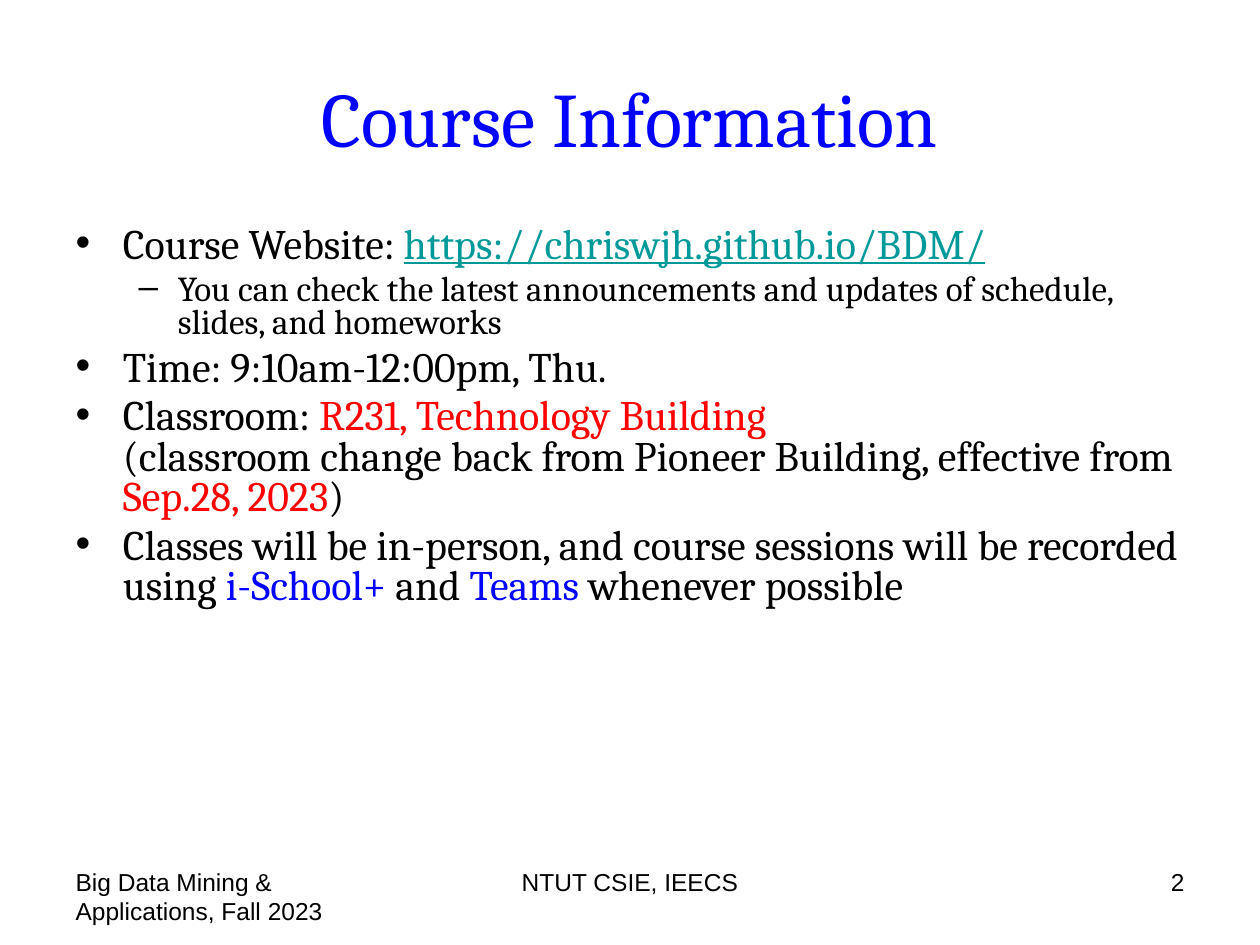
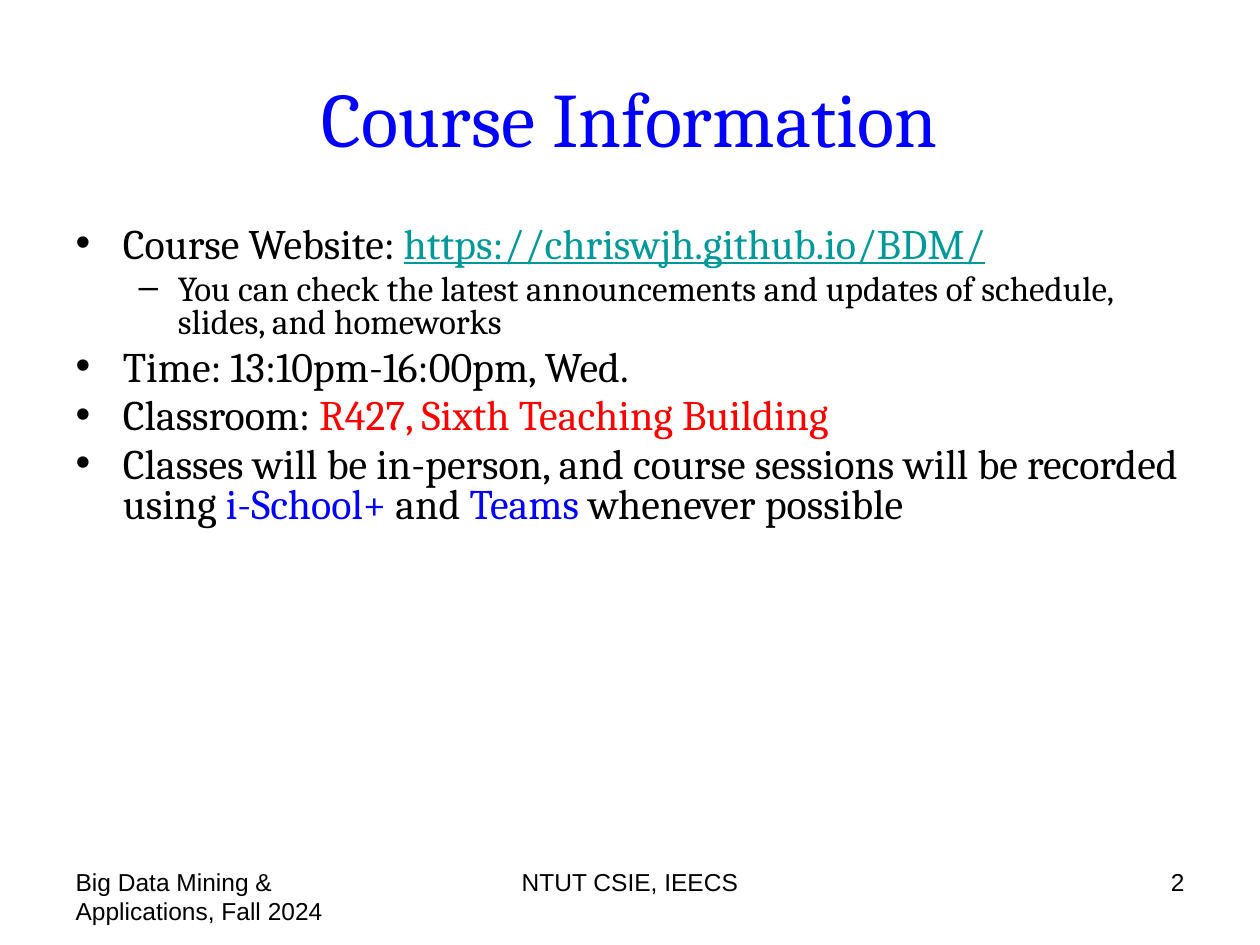
Before and after one commit to chriswjh/chriswjh.github.io, a slide deck: slide 2 of BDM/00-overview.pptx. Drawn at 1260x945 pixels with LibreOffice and Linux fonts; fonts in the diff are those of the drawing. Boxes give left, top, right and bottom in pixels: in the first picture for what was removed or moved away, otherwise in the second. Text is boxed around its words. In the diff, an @@ line names an element or a change of style, - is before the commit and + after.

```diff
--- a/BDM/00-overview.pptx
+++ b/BDM/00-overview.pptx
@@ text at bbox=[123, 353, 828, 440]: text changed @@
-• Time: 9:10am-12:00pm, Thu.
-• Classroom: R231, Technology Building
-  (classroom change back from Pioneer Building, effective from Sep.28, 2023)
+• Time: 13:10pm-16:00pm, Wed.
+• Classroom: R427, Sixth Teaching Building
@@ text at bbox=[76, 873, 323, 925]: text changed @@
-Big Data Mining & Applications, Fall 2023
+Big Data Mining & Applications, Fall 2024
```
Also in this commit, not shown: 53 other slides changed, 3 slides added.
